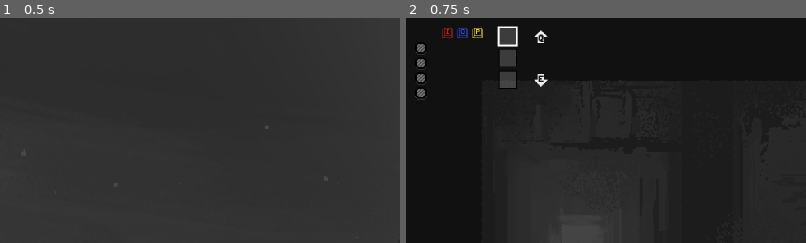
Above: before the commit, frames 1-2 (left to right).
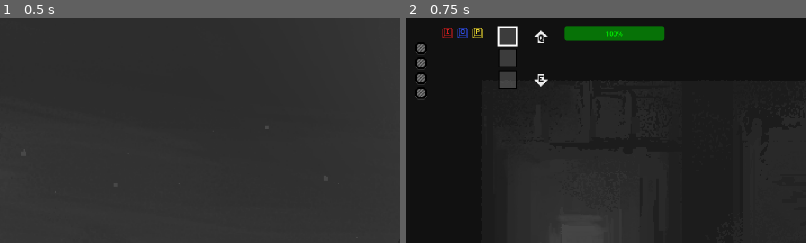
Above: after the commit, the same moments.

Repository: HimeWoo/untitled-paint-game
Game: Godot game, scene res://scenes/MainMenu.tscn
Same seed, same stepped clock (60 frames per second), same inputs: the game is played once before the commit and once after it. Sound files missing from this copy of the repository are replaced by a short silence.
Inputs:
- Up to frame 1 (0.5 s): no input
- Up to frame 2 (0.75 s): click "Start Game" at 0.5 s
The pictures show only the part of the screen within x 0-50%, y 0-50%; the shares and areas given below are measured in that part.

Frame 1 is identical in both runs. In frame 2, 1.7% of the frame differs, in the area x 39-65%, y 3-11%.

Commit message:
feat: Player Health Bar UI

Diff:
--- /dev/null
+++ b/untitled-paint-game/scenes/ui/health_bar.gd
@@ -0,0 +1,33 @@
+class_name PlayerHealthBar
+extends HBoxContainer
+
+@onready var bar: ProgressBar = $Bar
+@onready var label: Label = $HP
+
+func _ready() -> void:
+	if UISignals:
+		UISignals.player_hp_changed.connect(_on_player_hp_changed)
+
+func _on_player_hp_changed(current_hp: int, max_hp: int) -> void:
+	if bar == null:
+		return
+
+	bar.max_value = max_hp
+	bar.value = clamp(current_hp, 0, max_hp)
+
+	# Optional text
+	if label:
+		label.text = "HP %d/%d" % [current_hp, max_hp]
+
+	# Optional color change like the enemy bar:
+	var ratio := 0.0
+	if max_hp > 0:
+		ratio = float(current_hp) / float(max_hp)
+	var col: Color
+	if ratio <= 0.25:
+		col = Color(1, 0, 0)
+	elif ratio <= 0.75:
+		col = Color(1, 1, 0)
+	else:
+		col = Color(0, 1, 0)
+	bar.modulate = col
--- a/untitled-paint-game/scenes/ui/interface.tscn
+++ b/untitled-paint-game/scenes/ui/interface.tscn
@@ -16,6 +16,7 @@
 [ext_resource type="Texture2D" uid="uid://fko8uk8la1wu" path="res://assets/UI/tip-next_Q.png" id="15_8srw3"]
 [ext_resource type="Texture2D" uid="uid://w7o0ua6qg4vk" path="res://assets/item_slot.png" id="15_isiwi"]
 [ext_resource type="Texture2D" uid="uid://drlgwd15hgv5v" path="res://assets/UI/tip-next_E.png" id="16_isiwi"]
+[ext_resource type="Script" uid="uid://72e6mroesth3" path="res://scenes/ui/health_bar.gd" id="17_1oo0c"]
 [ext_resource type="Texture2D" uid="uid://doh1x2xr3fxco" path="res://assets/UI/tip-graphic_slash.png" id="17_ifsx0"]
 [ext_resource type="Texture2D" uid="uid://52ywvaxhi28t" path="res://assets/UI/tip-key_J.png" id="18_w8rl8"]
 [ext_resource type="Texture2D" uid="uid://bcjkupk0mjusu" path="res://assets/UI/tip-graphic_dash.png" id="19_iykce"]
@@ -87,6 +88,23 @@
 texture = ExtResource("16_isiwi")
 expand_mode = 5
 
+[node name="HealthBar" type="HBoxContainer" parent="TopLeft"]
+custom_minimum_size = Vector2(240, 40)
+layout_mode = 2
+size_flags_vertical = 0
+script = ExtResource("17_1oo0c")
+
+[node name="Bar" type="ProgressBar" parent="TopLeft/HealthBar"]
+custom_minimum_size = Vector2(240, 34)
+layout_mode = 2
+value = 100.0
+
+[node name="HP" type="Label" parent="TopLeft/HealthBar"]
+visible = false
+layout_mode = 2
+horizontal_alignment = 1
+vertical_alignment = 1
+
 [node name="TopRight" type="VBoxContainer" parent="."]
 layout_mode = 2
 size_flags_horizontal = 8
--- a/untitled-paint-game/scripts/player.gd
+++ b/untitled-paint-game/scripts/player.gd
@@ -130,8 +130,9 @@
 	jumps_left = 1
 	default_speed_scale = sprite.speed_scale
 	current_hp = max_hp
+	if UISignals:
+		UISignals.player_hp_changed.emit(current_hp, max_hp)
 	z_index = 1
-
 
 func _physics_process(delta: float) -> void:
 	var was_on_floor := is_on_floor()
@@ -214,7 +215,7 @@
 	if is_invincible:
 		return
 
-	# Play hurt sound once at the moment damage is applied
+	# Play damage sound
 	if sfx_damage:
 		sfx_damage.play()
 
@@ -223,6 +224,10 @@
 	invincible_flash_accum = 0.0
 
 	current_hp -= amount
+
+	# Notify UI
+	if UISignals:
+		UISignals.player_hp_changed.emit(current_hp, max_hp)
 
 	# Apply knockback
 	horizontal_momentum += knockback.x
@@ -776,6 +781,12 @@
 	horizontal_momentum = 0.0
 	is_attacking = false
 	last_jump_was_double = false
+
+	# Reset health on respawn
+	current_hp = max_hp
+	if UISignals:
+		UISignals.player_hp_changed.emit(current_hp, max_hp)
+
 	_restore_inventory(_checkpoint_inventory)
 	if terrain_map != null:
 		_restore_room_paint_rect(_checkpoint_room_rect, _checkpoint_paint)
--- a/untitled-paint-game/scripts/ui/ui_signals.gd
+++ b/untitled-paint-game/scripts/ui/ui_signals.gd
@@ -4,3 +4,4 @@
 signal queue_changed(queue: PaintSelector)
 signal selection_changed(idx: int)
 signal queue_capacity_changed(old_count: int, new_count: int)
+signal player_hp_changed(current_hp: int, max_hp: int)
Not shown, added: untitled-paint-game/scenes/ui/health_bar.gd.uid
Not shown: 1 places in untitled-paint-game/scenes/ui/interface.tscn that only renumber resources
